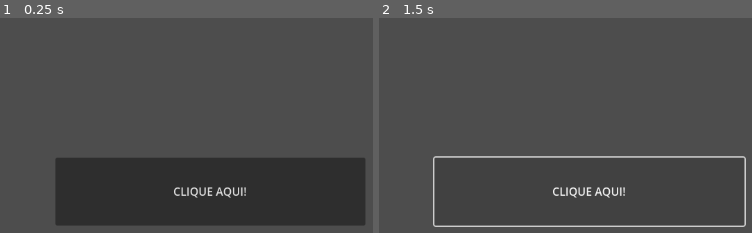
Above: before the commit, frames 1-2 (left to right).
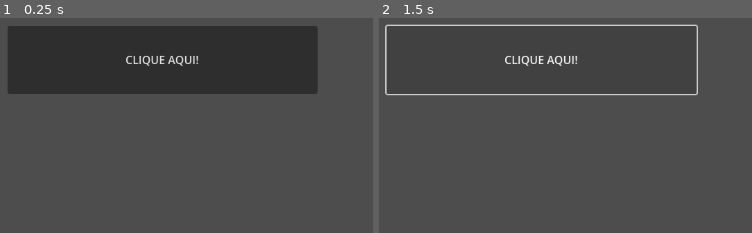
Above: after the commit, the same moments.

Repository: Miri-star/Disciplina-desenvolvimento-mobile-miriellen
Game: Godot game, scene res://node_2d.tscn
Two runs of this game, one before a commit and one after it. Both use one fixed random seed, a clock stepped at 60 frames per second and the inputs below.
Inputs:
- Up to frame 1 (0.25 s): no input
- Up to frame 2 (1.5 s): click "CLIQUE AQUI!" at 0.5 s; click "CLIQUE AQUI!" at 1.25 s

The runs differ from the first frame. In frame 1, 52% of the frame differs, in the area x 2-98%, y 3-97%; in frame 2, 4.2%.

Commit message:
atividade 17
Tiffany e Miriellen

Diff:
--- /dev/null
+++ b/Atividade2/Atividade17_Miriellen e Tiffany/Atividade 17.tscn
@@ -0,0 +1,64 @@
+[gd_scene load_steps=2 format=3 uid="uid://bkiwl7ntwh55e"]
+
+[ext_resource type="Script" uid="uid://cf0be1n1vyprb" path="res://Atividade17_Miriellen e Tiffany/atividade_17.gd" id="1_wmpgr"]
+
+[node name="Atividade17" type="Control"]
+layout_mode = 3
+anchors_preset = 15
+anchor_right = 1.0
+anchor_bottom = 1.0
+offset_left = 3.0
+offset_top = -58.0
+offset_right = 3.0
+offset_bottom = -58.0
+grow_horizontal = 2
+grow_vertical = 2
+script = ExtResource("1_wmpgr")
+
+[node name="TextEdit" type="TextEdit" parent="."]
+layout_mode = 0
+offset_left = 19.0
+offset_top = 65.0
+offset_right = 251.0
+offset_bottom = 101.0
+
+[node name="TextEdit2" type="TextEdit" parent="."]
+layout_mode = 0
+offset_left = 19.0
+offset_top = 133.0
+offset_right = 247.0
+offset_bottom = 167.0
+
+[node name="OptionButton" type="OptionButton" parent="."]
+layout_mode = 0
+offset_left = 273.0
+offset_top = 97.0
+offset_right = 432.0
+offset_bottom = 128.0
+item_count = 4
+popup/item_0/text = "SOMA"
+popup/item_0/id = 0
+popup/item_1/text = "SUBTRAÇÃO"
+popup/item_1/id = 1
+popup/item_2/text = "MULTIPLICAÇÃO"
+popup/item_2/id = 2
+popup/item_3/text = "DIVISÃO"
+popup/item_3/id = 3
+
+[node name="Button" type="Button" parent="."]
+layout_mode = 0
+offset_left = 73.0
+offset_top = 189.0
+offset_right = 178.0
+offset_bottom = 222.0
+text = "EXECUTAR"
+
+[node name="Label" type="Label" parent="."]
+layout_mode = 0
+offset_left = 47.0
+offset_top = 253.0
+offset_right = 371.0
+offset_bottom = 386.0
+text = "RESULTADO"
+
+[connection signal="pressed" from="Button" to="." method="_on_button_pressed"]
--- /dev/null
+++ b/Atividade2/Atividade17_Miriellen e Tiffany/atividade_17.gd
@@ -0,0 +1,16 @@
+extends Control
+
+
+func _on_button_pressed() -> void:
+
+	if $OptionButton.get_selected_id() == 0:
+		$Label.text = str (int($TextEdit.text) + int($TextEdit2.text))
+
+	elif $OptionButton.get_selected_id() == 1:
+		$Label.text = str (int($TextEdit.text) - int($TextEdit2.text))
+
+	elif $OptionButton.get_selected_id() == 2:
+		$Label.text = str (int($TextEdit.text) * int($TextEdit2.text))
+
+	elif $OptionButton.get_selected_id() == 3:
+		$Label.text = str (float($TextEdit.text) / float($TextEdit2.text))
--- /dev/null
+++ b/Atividade2/button.gd
@@ -0,0 +1,17 @@
+extends Control
+
+func _on_button_pressed() -> void:
+
+	if $OptionButton.get_selected_id() == 0:
+		$Label.text = str (int($TextEdit.text) + int($TextEdit2.text))
+
+	elif $OptionButton.get_selected_id() == 1:
+		$Label.text = str (int($TextEdit.text) - int($TextEdit2.text))
+
+	elif $OptionButton.get_selected_id() == 2:
+		$Label.text = str (int($TextEdit.text) * int($TextEdit2.text))
+
+	elif $OptionButton.get_selected_id() == 3:
+		$Label.text = str (float($TextEdit.text) / float($TextEdit2.text))
+
+pass
--- a/Atividade2/node_2d.gd
+++ b/Atividade2/node_2d.gd
@@ -1,6 +1,6 @@
 extends Node2D
 
-
+#Minha segunda atividade utilizando godot e criando uma nova pasta dentro dele.
 func _on_button_pressed() -> void:
 	print (" segunda atividade da Miriellen")
 	pass # Replace with function body.
--- a/Atividade2/node_2d.tscn
+++ b/Atividade2/node_2d.tscn
@@ -6,10 +6,10 @@
 script = ExtResource("1_wtcfe")
 
 [node name="Button" type="Button" parent="."]
-offset_left = 338.0
-offset_top = 317.0
-offset_right = 785.0
-offset_bottom = 415.0
+offset_left = 269.0
+offset_top = 127.0
+offset_right = 716.0
+offset_bottom = 225.0
 text = "CLIQUE AQUI!"
 
 [connection signal="pressed" from="Button" to="." method="_on_button_pressed"]
Not shown, added: Atividade2/Atividade17_Miriellen e Tiffany/atividade_17.gd.uid
Not shown, added: Atividade2/button.gd.uid
